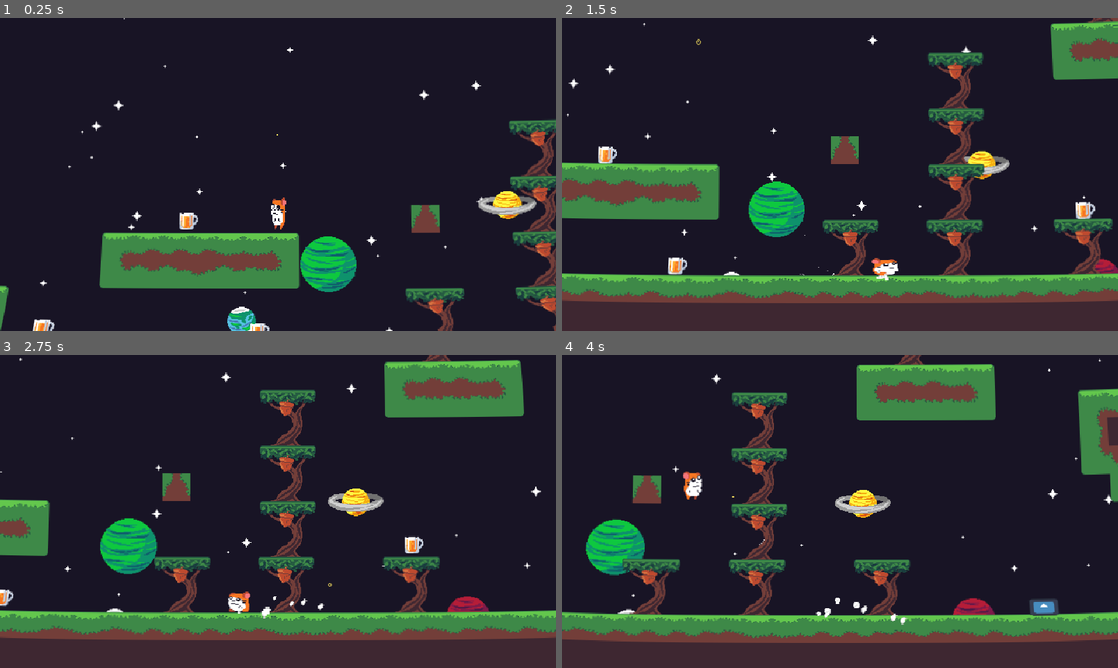
Above: before the commit, frames 1-4 (two rows, left to right).
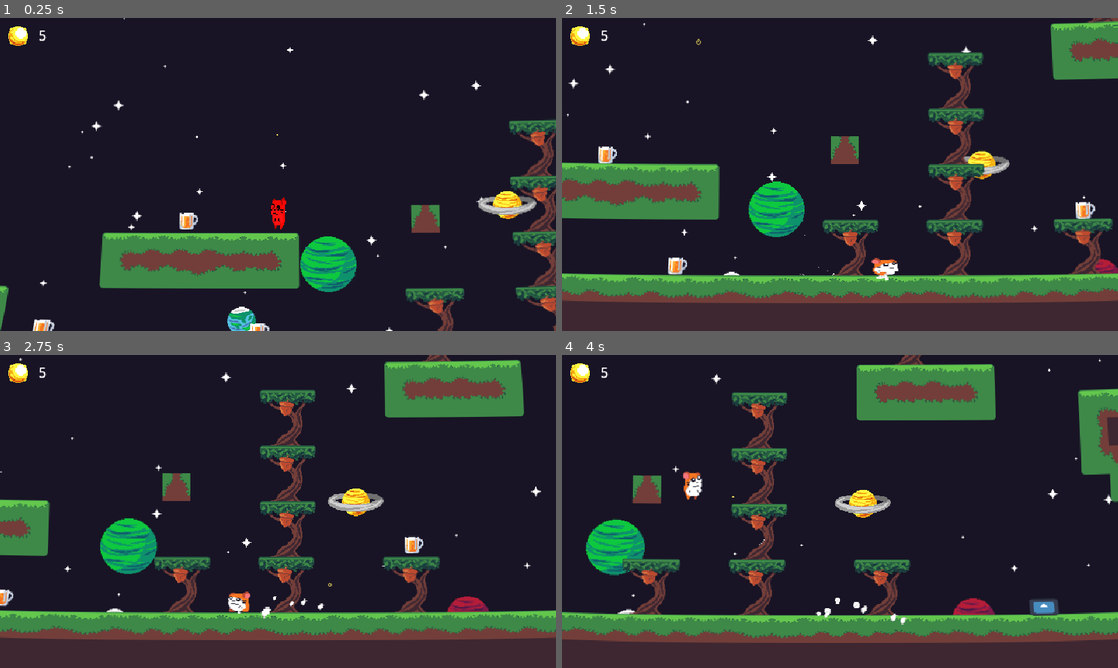
Above: after the commit, the same moments.

Repository: Codex112008/GMTK-2025-Game-Jam
Game: Godot game, scene res://Scenes/Game.tscn
Two runs of this game, one before a commit and one after it. Both use one fixed random seed, a clock stepped at 60 frames per second and the inputs below. The engine's default icon, where the game draws it, is replaced by a stand-in: a white triangle on a blue panel in a dark square.
Inputs:
- Up to frame 1 (0.25 s): no input
- Up to frame 2 (1.5 s): hold D (right) from 0.53 s (still down); tap Space (jump) at 0.6, 0.77, 1.07, 1.35 s
- Up to frame 3 (2.75 s): tap Space (jump) at 1.52, 1.82, 2.1 s; release D (right) at 2.03 s; hold A (left) from 2.03 s (still down)
- Up to frame 4 (4 s): release A (left) at 2.78 s; hold D (right) from 2.78 s (still down); tap Space (jump) at 2.85, 3.02, 3.32, 3.6, 3.77 s

The runs differ from the first frame. In frame 1, 0.4% of the frame differs, in the area x 1-52%, y 2-68%; in frame 2, 0.2%; in frame 3, 0.2%; in frame 4, 0.2%.

Commit message:
damage UI and flash support

Diff:
--- a/Scenes/Game.tscn
+++ b/Scenes/Game.tscn
@@ -8,6 +8,7 @@
 [ext_resource type="Script" uid="uid://ct6kj2yoa2g00" path="res://Scripts/CameraFollow.gd" id="3_fgofq"]
 [ext_resource type="PackedScene" uid="uid://d3mqa3yxkbmot" path="res://Scenes/Player.tscn" id="3_j5yw3"]
 [ext_resource type="PackedScene" uid="uid://ixuxl7rgjg2u" path="res://Scenes/Tree.tscn" id="4_kldst"]
+[ext_resource type="Texture2D" uid="uid://yhmgk1skw6ix" path="res://Sprites/Collectable.png" id="4_rajel"]
 [ext_resource type="Script" uid="uid://b5opwn1b3r0fj" path="res://Scripts/MainTileMap.gd" id="6_7lihs"]
 [ext_resource type="Texture2D" uid="uid://cp7cxs0ao8pah" path="res://Sprites/BG/BGmain.png" id="10_71axn"]
 [ext_resource type="Script" uid="uid://cxkj141c3q8gk" path="res://Scripts/GenerateStars.gd" id="10_acvyw"]
@@ -56,6 +57,25 @@
 offset = Vector2(-16, -48)
 nut_icon = ExtResource("3_bf53h")
 
+[node name="HealthUI" type="HBoxContainer" parent="UI/UI"]
+layout_mode = 0
+offset_right = 40.0
+offset_bottom = 40.0
+
+[node name="TextureRect" type="TextureRect" parent="UI/UI/HealthUI"]
+layout_mode = 2
+texture = ExtResource("4_rajel")
+expand_mode = 2
+
+[node name="RichTextLabel" type="RichTextLabel" parent="UI/UI/HealthUI"]
+layout_mode = 2
+theme_override_colors/default_color = Color(1, 1, 1, 1)
+text = "5"
+fit_content = true
+autowrap_mode = 0
+horizontal_alignment = 1
+vertical_alignment = 1
+
 [node name="camera2d" type="Camera2D" parent="." node_paths=PackedStringArray("target", "level")]
 position = Vector2(-24, -135)
 process_callback = 0
@@ -63,12 +83,13 @@
 target = NodePath("../Player")
 level = NodePath("../Environment/base_tile_map")
 
-[node name="Player" parent="." node_paths=PackedStringArray("curve_effect_rect", "camera", "instantiated_nodes") instance=ExtResource("3_j5yw3")]
+[node name="Player" parent="." node_paths=PackedStringArray("curve_effect_rect", "camera", "instantiated_nodes", "health_ui_text") instance=ExtResource("3_j5yw3")]
 z_index = 1
 position = Vector2(-24, -119)
 curve_effect_rect = NodePath("../postproc_layer/curve_effect")
 camera = NodePath("../camera2d")
 instantiated_nodes = NodePath("../InstantiatedNodes")
+health_ui_text = NodePath("../UI/UI/HealthUI/RichTextLabel")
 
 [node name="Environment" type="Node2D" parent="."]
 
--- a/Scenes/Player.tscn
+++ b/Scenes/Player.tscn
@@ -116,6 +116,43 @@
 "speed": 24.0
 }]
 
+[sub_resource type="Animation" id="Animation_i2e8t"]
+resource_name = "damage_flash"
+length = 0.5
+tracks/0/type = "value"
+tracks/0/imported = false
+tracks/0/enabled = true
+tracks/0/path = NodePath(".:modulate")
+tracks/0/interp = 1
+tracks/0/loop_wrap = true
+tracks/0/keys = {
+"times": PackedFloat32Array(0, 0.25, 0.5),
+"transitions": PackedFloat32Array(1, 1, 1),
+"update": 0,
+"values": [Color(1, 1, 1, 1), Color(1, 0, 0, 1), Color(1, 1, 1, 1)]
+}
+
+[sub_resource type="Animation" id="Animation_qidb7"]
+length = 0.001
+tracks/0/type = "value"
+tracks/0/imported = false
+tracks/0/enabled = true
+tracks/0/path = NodePath(".:modulate")
+tracks/0/interp = 1
+tracks/0/loop_wrap = true
+tracks/0/keys = {
+"times": PackedFloat32Array(0),
+"transitions": PackedFloat32Array(1),
+"update": 0,
+"values": [Color(1, 1, 1, 1)]
+}
+
+[sub_resource type="AnimationLibrary" id="AnimationLibrary_70hv0"]
+_data = {
+&"RESET": SubResource("Animation_qidb7"),
+&"damage_flash": SubResource("Animation_i2e8t")
+}
+
 [sub_resource type="CanvasItemMaterial" id="CanvasItemMaterial_dewec"]
 particles_animation = true
 particles_anim_h_frames = 4
@@ -149,7 +186,7 @@
 _data = [Vector2(0, 0.787398), 0.0, 1.97426, 0, 0, Vector2(0.144068, 1.44348), 0.0, 0.0, 0, 0, Vector2(1, 0), 0.0, 0.0, 0, 0]
 point_count = 3
 
-[node name="Player" type="CharacterBody2D" node_paths=Packed …(110 unchanged characters)… ", "time_rewinder", "collision_shape", "drunk_particles", "jump_particles", "land_particles", "run_particles")]
+[node name="Player" type="CharacterBody2D" node_paths=Packed …(110 unchanged characters)… ", "time_rewinder", "collision_shape", "animation_player", "drunk_particles", "jump_particles", "land_particles", "run_particles")]
 collision_layer = 2
 script = ExtResource("1_kyqiw")
 speed = 260.0
@@ -165,6 +202,7 @@
 my_sprite = NodePath("AnimatedSprite2D")
 time_rewinder = NodePath("Rewinder")
 collision_shape = NodePath("CollisionShape2D")
+animation_player = NodePath("AnimatedSprite2D/AnimationPlayer")
 drunk_particles = NodePath("Particles/DrunkParticles")
 jump_particles = NodePath("Particles/JumpParticles")
 land_particles = NodePath("Particles/LandParticles")
@@ -182,7 +220,7 @@
 
 [node name="AnimatedSprite2D" type="AnimatedSprite2D" parent="." node_paths=PackedStringArray("player", "cheeks")]
 sprite_frames = SubResource("SpriteFrames_gntrk")
-animation = &"rise"
+animation = &"fall"
 offset = Vector2(0, -16)
 script = ExtResource("9_yoq75")
 player = NodePath("..")
@@ -191,6 +229,11 @@
 [node name="Cheeks" type="Sprite2D" parent="AnimatedSprite2D"]
 position = Vector2(0, -18)
 texture = ExtResource("19_m0x7a")
+
+[node name="AnimationPlayer" type="AnimationPlayer" parent="AnimatedSprite2D"]
+libraries = {
+&"": SubResource("AnimationLibrary_70hv0")
+}
 
 [node name="Timers" type="Node2D" parent="."]
 
--- a/Scripts/PlayerController.gd
+++ b/Scripts/PlayerController.gd
@@ -26,6 +26,7 @@
 
 var dir : int
 
+@export var flash_color : Color
 @export var max_health : int = 5
 var current_health : int
 
@@ -38,6 +39,7 @@
 @export var my_sprite : AnimatedSprite2D
 @export var time_rewinder : Rewinder
 @export var collision_shape : CollisionShape2D
+@export var animation_player : AnimationPlayer
 
 @export_subgroup("Particles")
 @export var drunk_particles : CPUParticles2D
@@ -49,6 +51,7 @@
 @export var curve_effect_rect : CanvasItem
 @export var camera : Camera2D
 @export var instantiated_nodes : Node2D
+@export var health_ui_text : RichTextLabel
 
 func _ready():
 	curve_shader_strength = (curve_effect_rect.material as ShaderMaterial).get_shader_parameter("distortion_strength")
@@ -160,6 +163,10 @@
 		scale = Vector2(1.5, 0.5)
 	last_frame_on_floor = is_on_floor()
 
+	# Flashing red
+	if i_frame_timer.time_left != 0:
+		animation_player.play("damage_flash")
+
 	move_and_slide()
 
 	# Gets nuts from trees
@@ -210,12 +217,13 @@
 	set_process_unhandled_input(true)
 
 func take_damage():
-	print("Ouch!")
 	i_frame_timer.start()
 	current_health -= 1
+	health_ui_text.text = str(current_health)
 	if current_health <= 0:
 		start_rewind()
 		current_health = max_health
+		health_ui_text.text = str(current_health)
 	else:
 		jump()
 
Not shown: 2 places in Scenes/Game.tscn that only renumber resources
Not shown: 1 places in Scenes/Player.tscn that only renumber resources
